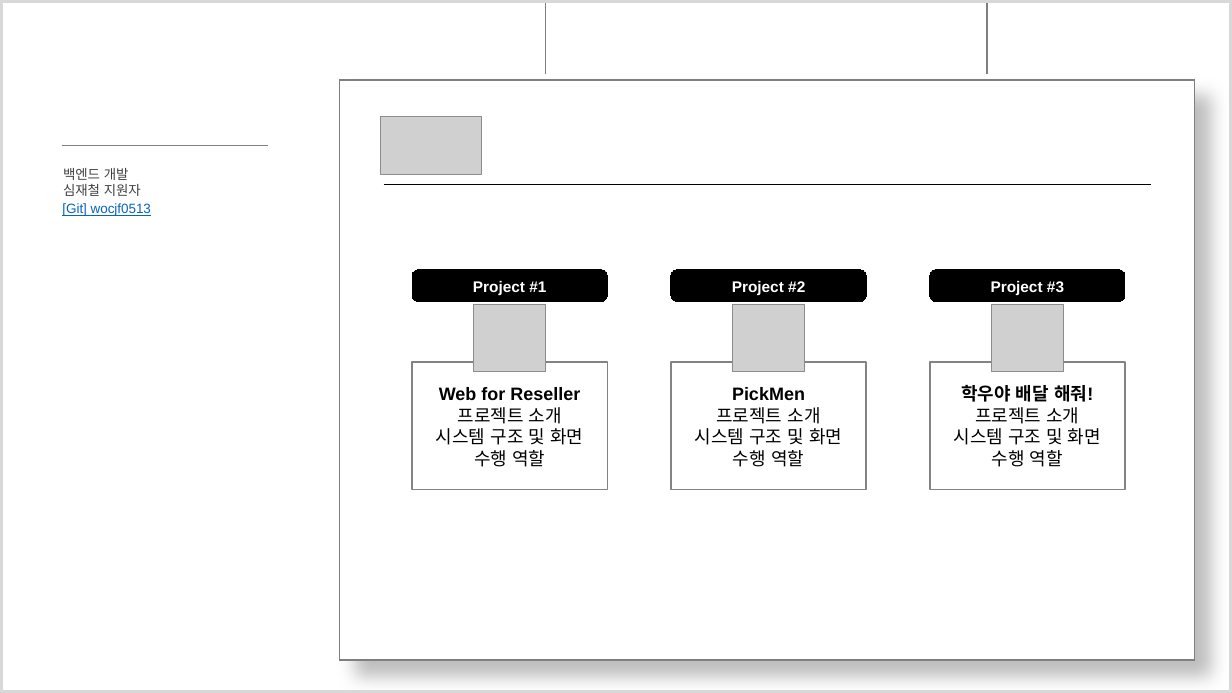
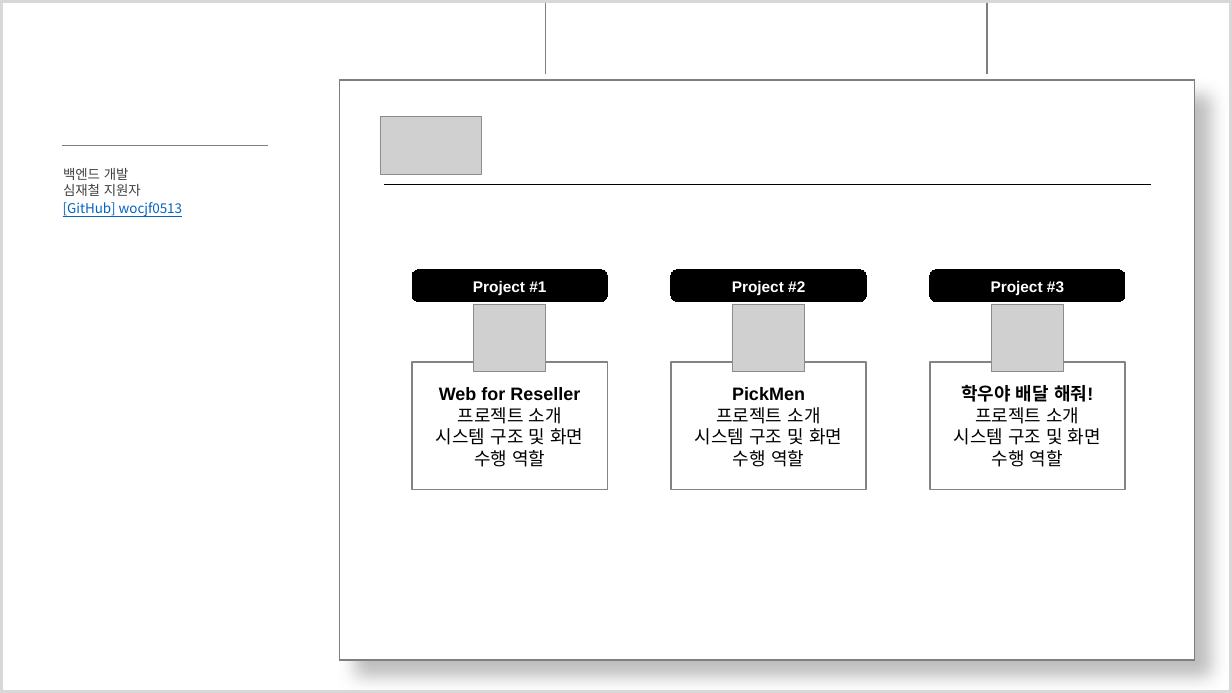
Before and after one commit to wocjf0513/portfolio-ppt, a slide deck: slide 3 of 심재철PT.pptx. Drawn at 1232x693 pixels with LibreOffice and Linux fonts; fonts in the diff are those of the drawing; grey boxes stand for pictures; background and template pictures are left out. Boxes give left, top, right and bottom in pixels: in the first picture for what was removed or moved away, otherwise in the second. Text is boxed around its words. In the diff, an @@ line names an element or a change of style, - is before the commit and + after.

```diff
--- a/심재철PT.pptx
+++ b/심재철PT.pptx
@@ text added at (63,202,182,217), 10.5 pt, text #0563C1, underline @@
+[GitHub] wocjf0513
```
Also in this commit, not shown: 4 other slides changed.
